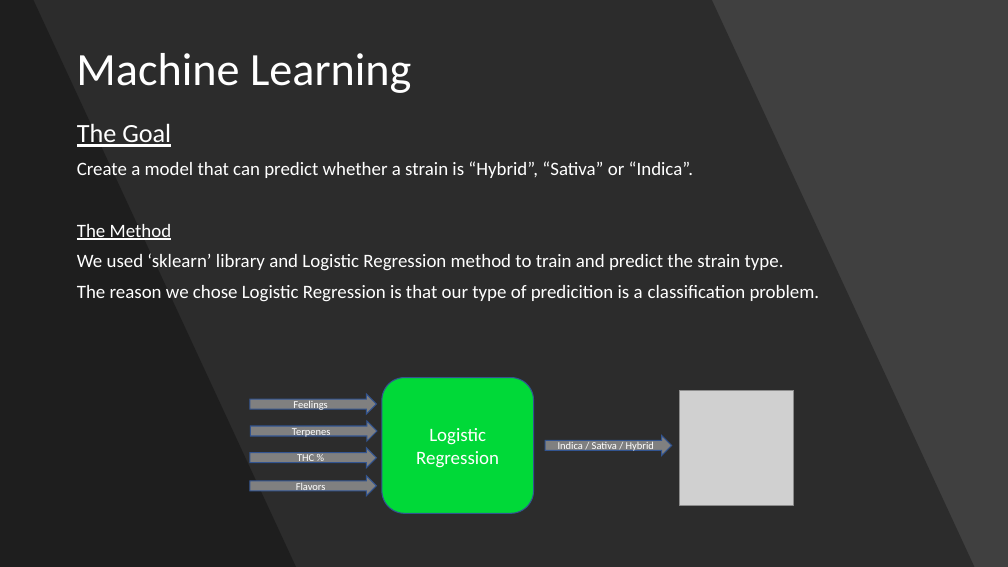
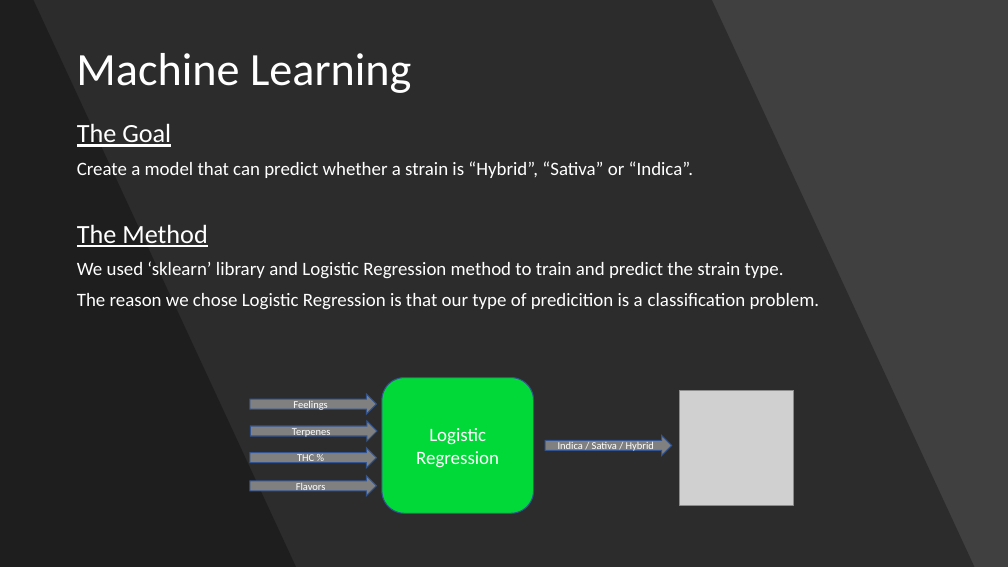
Before and after one commit to DanielOfir/Cannabis-Analysis, a slide deck: slide 14 of Cannabis Analysis.pptx (slide 13 before the commit). Drawn at 1008x567 pixels with LibreOffice and Linux fonts; fonts in the diff are those of the drawing; grey boxes stand for pictures. Boxes give left, top, right and bottom in pixels: in the first picture for what was removed or moved away, otherwise in the second. Text is boxed around its words. In the diff, an @@ line names an element or a change of style, - is before the commit and + after.

```diff
--- a/Cannabis Analysis.pptx
+++ b/Cannabis Analysis.pptx
@@ text at [77, 224, 207, 247]: size 18 to 25 pt in "The Method" @@
```
Also in this commit, not shown: 2 other slides changed, 1 slide added, 7 other files.
